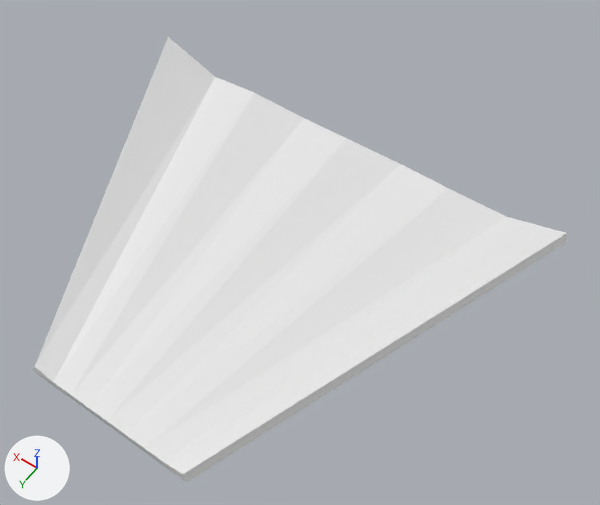
Before and after pictures for a commit that changed the Blender file Drafts/Everdell/Clam/clam.blend.
One viewpoint serves both versions: a 50 mm lens placed at (-0.0336, 0.0307, 0.0641), pointed at (-0.0051, -0.0092, 0.0014). The lights are fixed; the arrows at lower left show +X, +Y and +Z.

Script lines for the objects in view, before the commit:
```python
me_plane = bpy.data.meshes.new('Plane')
me_plane.from_pydata(...)  # 18 vertices, 8 faces; spans x -0.025..0.025, y -0.0261..0.014, z 0.0..0.0033
ob_plane = bpy.data.objects.new('Plane', me_plane)
ob_plane.location = (0.0, 0.0, 0.0)
_m = ob_plane.modifiers.new('Solidify', 'SOLIDIFY')
_m.thickness = 0.001
```
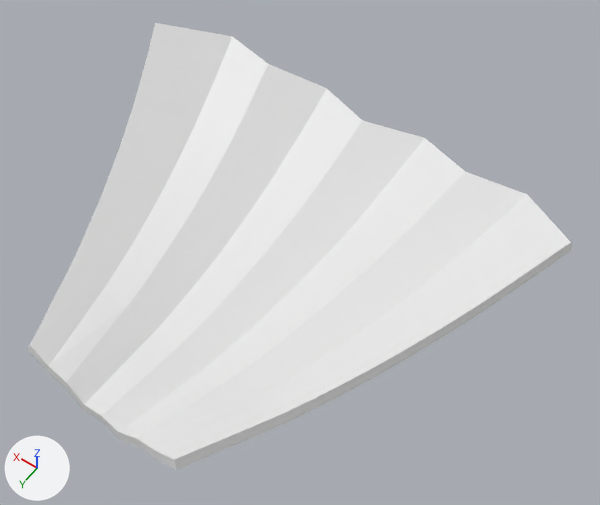
Pixel boxes [x1, y1, x2, y2] of what changed, in the pictures (600 x 505 px):
'Plane', reshaped, turned
    before: [33, 37, 567, 482]
    after: [27, 23, 573, 470]

The edits, one by one:
me_plane is used by ob_plane; location (0.0, 0.0, 0.0).
me_plane had 18 vertices, 8 faces and spanned x -0.025..0.025, y -0.0261..0.014, z 0.0..0.0033.
me_plane now has 126 vertices, 104 faces and spans x -0.0254..0.0245, y -0.0287..0.0141, z -0.0019..0.0081.
me_plane part 1: the whole mesh is rebuilt.
Object 'Plane' (ob_plane) turns from (0, 0, 0) to (2.1, 0.1, -1.7) degrees about x, y and z.
